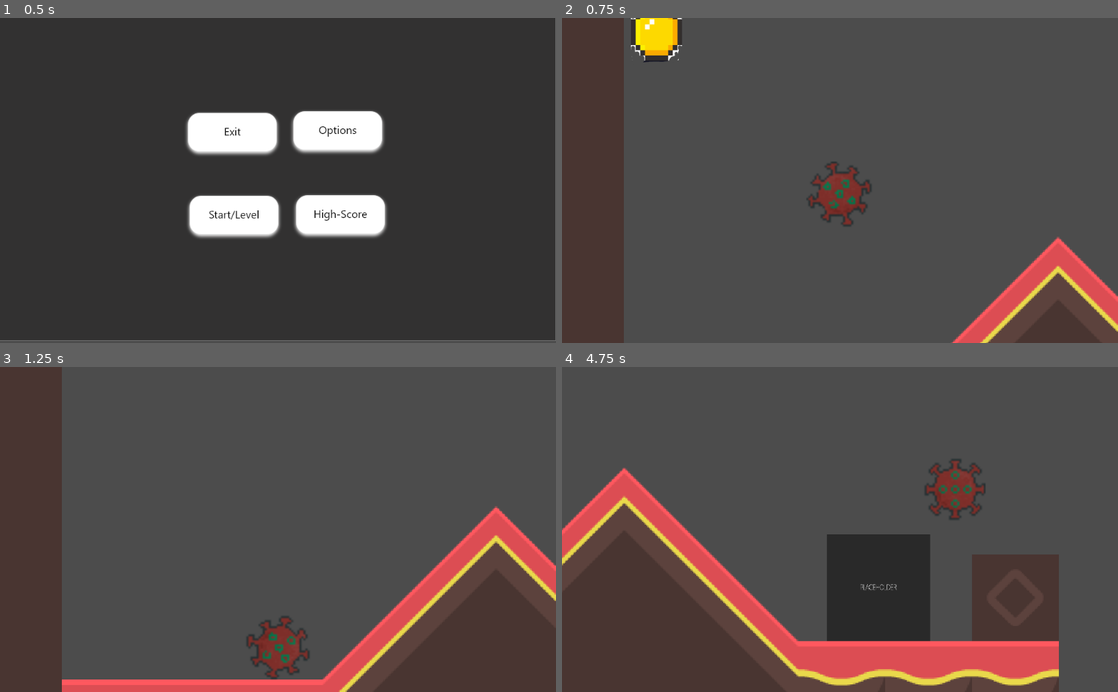
Above: before the commit, frames 1-4 (two rows, left to right).
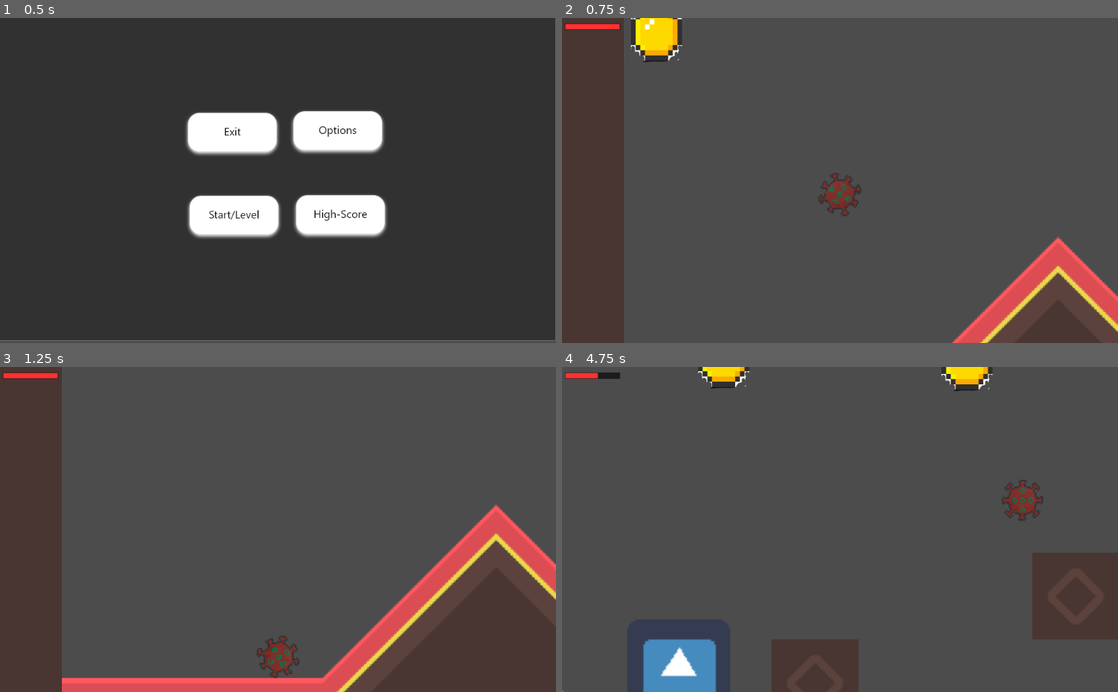
Above: after the commit, the same moments.

Repository: INF19IT2/2d-Jump-n-Run-SE
Game: Godot game, scene res://Scenes/MainScene/MainScene.tscn
The game is run twice, just before and just after one commit, with the same random seed, the same clock (stepped at 60 frames per second) and the same inputs. The engine's default icon, where the game draws it, is replaced by a stand-in: a white triangle on a blue panel in a dark square.
Inputs (mouse positions are in pixels of both pictures, inside the frame that each line leads up to):
- Up to frame 1 (0.5 s): no input
- Up to frame 2 (0.75 s): click (795, 216) at 0.5 s
- Up to frame 3 (1.25 s): no input
- Up to frame 4 (4.75 s): tap Enter (shoot) at 1.25, 1.55, 2.1, 4.55 s; hold Shift (running) 1.28-2.03 s; hold D (move_right) 1.28-2.78 s; tap W (move_up) at 1.52, 1.82, 2.27, 2.57, 3.05, 3.6, 3.77, 4.07, 4.52 s; tap F (test_dmg) at 2.3, 2.85 s; hold A (move_left) 2.78-3.53 s; hold D (move_right) from 3.53 s (still down); tap Shift (running) at 3.8 s; hold Shift (running) from 4.28 s (still down)

Frame 1 is identical in both runs. In frame 2, 1.1% of the frame differs, in the area x 0-56%, y 1-65%; in frame 3, 2.9%; in frame 4, 36%, in the area x 0-100%, y 0-100%.

Commit message:
added functions from player to test
collectables, shoot, dmg, checkpoint, running,

STILL DON'T MERGE!!!

Warning Chaos

Diff:
--- a/2d-Jump-n-Run-SE/Scenes/32x32_Level/First_Level.tscn
+++ b/2d-Jump-n-Run-SE/Scenes/32x32_Level/First_Level.tscn
@@ -13,13 +13,13 @@
 [sub_resource type="ConvexPolygonShape2D" id=2]
 points = PoolVector2Array( 32, 32, 0, 32, 0, 0, 32, 0 )
 
+[sub_resource type="ConvexPolygonShape2D" id=3]
+points = PoolVector2Array( 32, 32, 0, 32, 0, 0, 32, 0 )
+
 [sub_resource type="ConvexPolygonShape2D" id=4]
 points = PoolVector2Array( 32, 32, 0, 32, 0, 0, 32, 0 )
 
-[sub_resource type="ConvexPolygonShape2D" id=5]
-points = PoolVector2Array( 32, 32, 0, 32, 0, 0, 32, 0 )
-
-[sub_resource type="TileSet" id=3]
+[sub_resource type="TileSet" id=5]
 0/name = "broadwalk1.png 0"
 0/texture = ExtResource( 1 )
 0/tex_offset = Vector2( 0, 0 )
--- a/2d-Jump-n-Run-SE/Scenes/Objects/Player.tscn
+++ b/2d-Jump-n-Run-SE/Scenes/Objects/Player.tscn
@@ -1,4 +1,3 @@
-
 [gd_scene load_steps=8 format=2]
 
 [ext_resource path="res://imagesFiles/Player_Model/Virus.png" type="Texture" id=1]
--- a/2d-Jump-n-Run-SE/Scenes/Objects/test.tscn
+++ b/2d-Jump-n-Run-SE/Scenes/Objects/test.tscn
@@ -13,6 +13,7 @@
 [ext_resource path="res://imagesFiles/Player_Model/dreh_Animation/drehAnimation09.png" type="Texture" id=11]
 [ext_resource path="res://imagesFiles/Player_Model/dreh_Animation/drehAnimation04.png" type="Texture" id=12]
 [ext_resource path="res://Scripts/Objects/test.gd" type="Script" id=13]
+[ext_resource path="res://Scenes/Objects/HealthBar.tscn" type="PackedScene" id=14]
 
 [sub_resource type="SpriteFrames" id=1]
 animations = [ {
@@ -23,13 +24,12 @@
 } ]
 
 [sub_resource type="CircleShape2D" id=2]
-radius = 23.6664
+radius = 15.7506
 
 [node name="KinematicBody2D" type="KinematicBody2D"]
 script = ExtResource( 13 )
 
 [node name="AnimatedSprite" type="AnimatedSprite" parent="."]
-scale = Vector2( 1.5, 1.5 )
 frames = SubResource( 1 )
 animation = "walk"
 
@@ -41,3 +41,14 @@
 zoom = Vector2( 0.4, 0.4 )
 smoothing_enabled = true
 smoothing_speed = 2.0
+
+[node name="HealthBar" parent="." instance=ExtResource( 14 )]
+
+[node name="Label" type="Label" parent="."]
+margin_left = -26.0294
+margin_top = -33.0373
+margin_right = 13.9706
+margin_bottom = -19.0373
+__meta__ = {
+"_edit_use_anchors_": false
+}
--- a/2d-Jump-n-Run-SE/Scripts/Objects/test.gd
+++ b/2d-Jump-n-Run-SE/Scripts/Objects/test.gd
@@ -1,20 +1,62 @@
 extends KinematicBody2D
 
 signal hit
+var is_moving: bool = false
+
 export var speed : int = 200
 export var jumpForce : int = 500
 export var gravity : int = 800
 var is_ducked: bool = false
 var velocity = Vector2()
 
+#preload projectile object
+const PROJECTILE = preload("res://Scenes/Objects/Projectile.tscn")
+
+#time between shots
+const PROJECTILE_COOLDOWN_TIME = 0.25
+var projectileCooldown = 0.0
+
+# Player stats
+var health : int = 100
+var health_max : int = 100
+
+signal player_dead
+signal player_stats_changed
+
+
+var coins : int = 0
+
+var facingRight = true
+
+var pos = Vector2(155, 186)
+
+#gets called when the node and its children have entered the scene tree
+func _ready():
+	emit_signal("player_stats_changed", self)
+
+func set_checkpoint(var check):
+	pos = check
+
+func respawn():
+	self.position = pos
+	health = health_max
+	emit_signal("player_stats_changed", self)
+
+#gets called 60 times a second
 func _physics_process(delta):
 	velocity.x = 0
+	is_moving = false
 
 	#define movement
 	if Input.is_action_pressed("move_right"):
 		velocity.x += speed
+		facingRight = true
+		is_moving = true
 	if Input.is_action_pressed("move_left"):
 		velocity.x -= speed
+		facingRight = false
+		is_moving = true
+
 	if velocity.length() > 0:
 		$AnimatedSprite.play()
 		$AnimatedSprite.set_speed_scale(5.0)
@@ -23,16 +65,52 @@
 	#gravity
 	velocity.y += gravity * delta
 
+
 	if velocity.x != 0:
 		$AnimatedSprite.animation = "walk"
 		$AnimatedSprite.flip_v = false
 		$AnimatedSprite.flip_h = velocity.x < 0
 
 	#define Jumping
-	if Input.is_action_just_pressed("move_up") and is_on_floor() and !is_ducked:
+	if Input.is_action_just_pressed("move_up") and is_on_floor():
 		velocity.y -= jumpForce
 
+	#define running
+	if Input.is_action_pressed("running") and is_moving and !is_ducked:
+		if(facingRight):
+			velocity.x += speed
+		elif(!facingRight):
+			velocity.x -= speed
 
 	#Applying Velocity
 		#Vector2.UP -> Ground is facing up
 	velocity = move_and_slide(velocity, Vector2.UP)
+
+		#create projectile on player position
+	if Input.is_action_just_pressed("shoot") and is_ducked == false:
+		if projectileCooldown <= 0.0:
+			var projectile = PROJECTILE.instance()
+			projectile.start(position, facingRight)
+			get_parent().add_child(projectile)
+			projectileCooldown = PROJECTILE_COOLDOWN_TIME
+	projectileCooldown -= delta
+
+	if Input.is_action_just_pressed("test_dmg"):
+		take_damage(10)
+
+	if get_position().floor().y > 600:
+		take_damage(5)
+
+
+func take_damage(dmg):
+	if health > dmg:
+		health -= dmg
+		emit_signal("player_stats_changed", self)
+	else:
+		print("Dead")
+		respawn()
+
+func add_collectable():
+	coins += 1
+	var lab = get_node("Label")
+	lab.set_text(str(coins))
Not shown: 3 places in 2d-Jump-n-Run-SE/Scenes/32x32_Level/First_Level.tscn that only renumber resources
Not shown: 1 places in 2d-Jump-n-Run-SE/Scenes/Objects/test.tscn that only renumber resources
